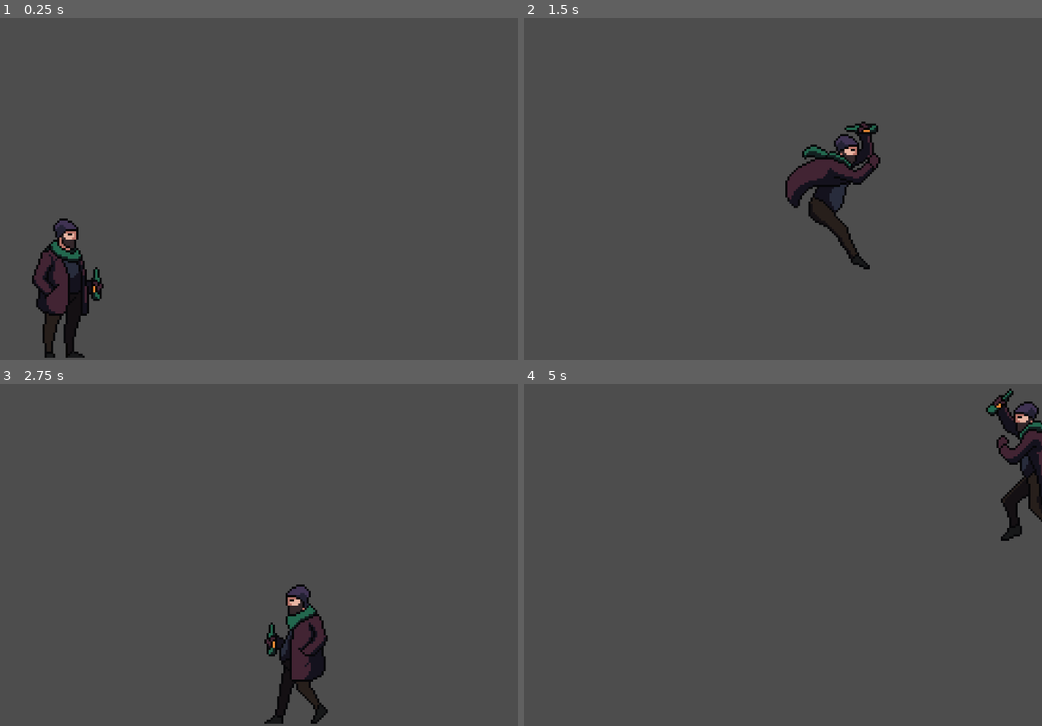
Above: before the commit, frames 1-4 (two rows, left to right).
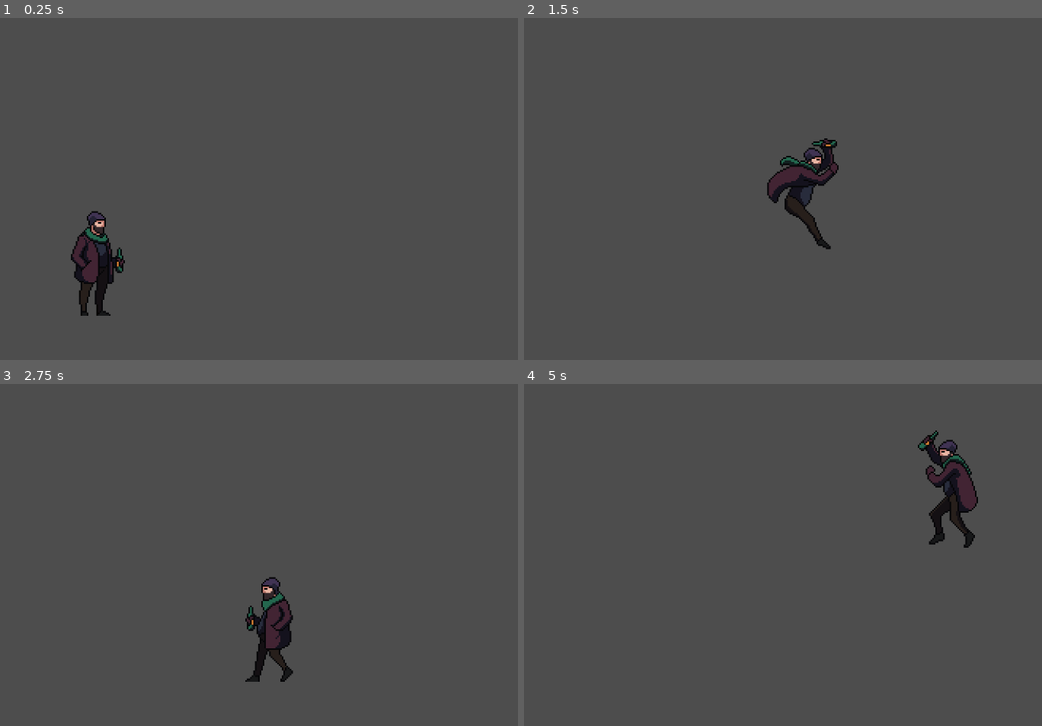
Above: after the commit, the same moments.

Repository: Lejandary21/11PE-Godot-Game
Game: Godot game, scene res://node_2d.tscn
Two runs of this game, one before a commit and one after it. Both use one fixed random seed, a clock stepped at 60 frames per second and the inputs below.
Inputs:
- Up to frame 1 (0.25 s): no input
- Up to frame 2 (1.5 s): hold D (move_right) from 0.53 s (still down); tap W (Jump) at 0.77 s
- Up to frame 3 (2.75 s): tap W (Jump) at 1.52 s; release D (move_right) at 2.03 s; hold A (move_left) from 2.03 s (still down)
- Up to frame 4 (5 s): release A (move_left) at 2.78 s; hold D (move_right) 2.78-4.28 s; tap W (Jump) at 3.02, 3.77, 4.52 s; hold A (move_left) from 4.28 s (still down)

The runs differ from the first frame. In frame 1, 4.0% of the frame differs, in the area x 6-25%, y 56-100%; in frame 2, 3.7%; in frame 3, 3.7%; in frame 4, 4.2%, in the area x 76-100%, y 1-48%.

Commit message:
Update node_2d.tscn

Diff:
--- a/node_2d.tscn
+++ b/node_2d.tscn
@@ -10,8 +10,8 @@
 position = Vector2(0, -2)
 
 [node name="Camera2D" type="Camera2D" parent="."]
-position = Vector2(70, -81)
-zoom = Vector2(4, 4)
+position = Vector2(74, -81)
+zoom = Vector2(3, 3)
 
 [node name="StaticBody2D" type="StaticBody2D" parent="."]
 
